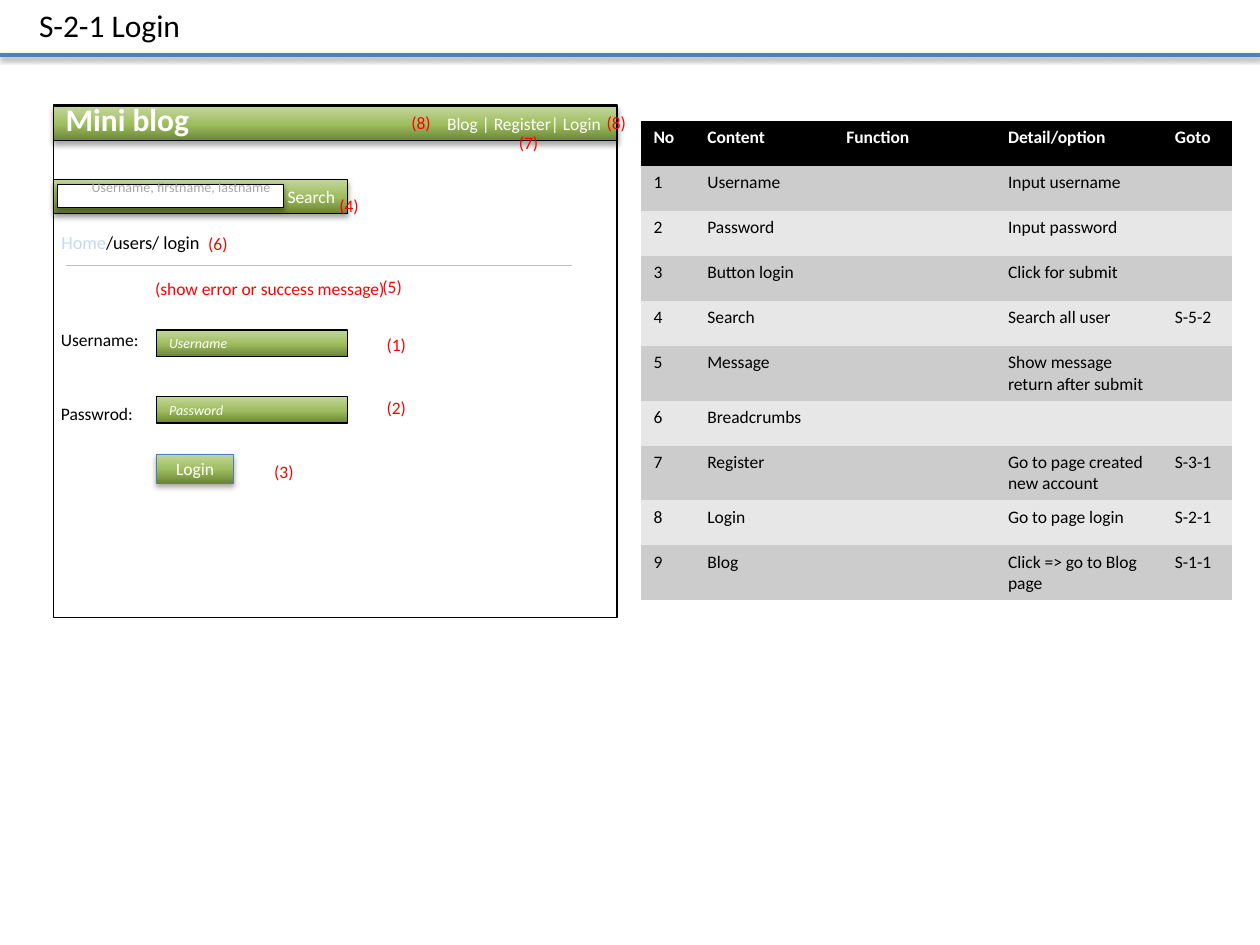
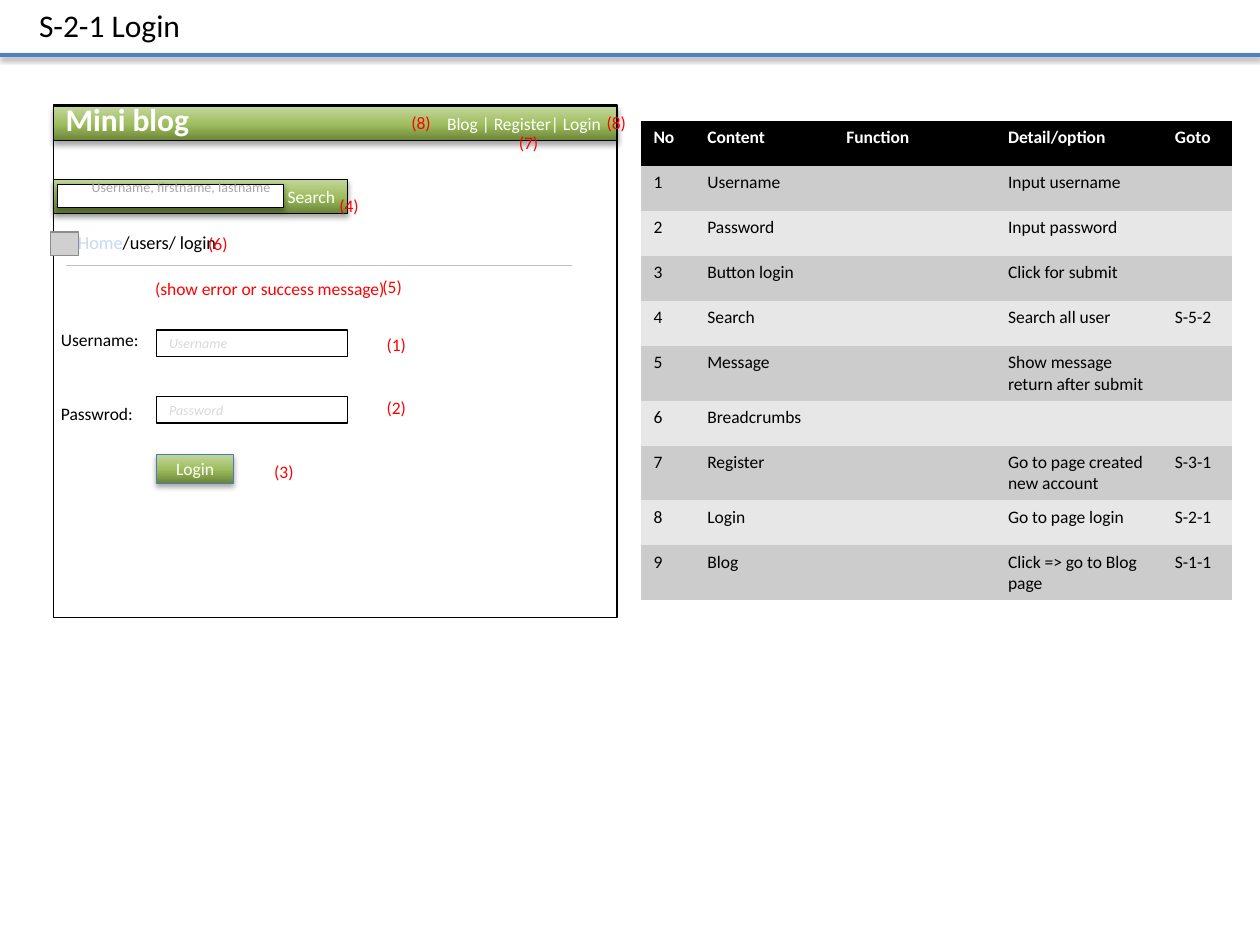
Before and after one commit to Mulodo-PHP-Training/miniblog-lam.vy, a slide deck: slide 4 of doc/frontend/wireframe/TRN-MiniBlog_WireframeDesign_LAMVY.pptx. Drawn at 1260x945 pixels with LibreOffice and Linux fonts; fonts in the diff are those of the drawing; grey boxes stand for pictures. Boxes give left, top, right and bottom in pixels: in the first picture for what was removed or moved away, otherwise in the second. Text is boxed around its words. In the diff, an @@ line names an element or a change of style, - is before the commit and + after.

Commit message:
update wireframe design

```diff
--- a/doc/frontend/wireframe/TRN-MiniBlog_WireframeDesign_LAMVY.pptx
+++ b/doc/frontend/wireframe/TRN-MiniBlog_WireframeDesign_LAMVY.pptx
@@ text "Home/users/ login" rewrapped from box(61, 236, 199, 252) to box(78, 234, 216, 254) @@
@@ picture added at box(50, 232, 78, 256) @@
@@ rectangle "Username" at box(156, 330, 346, 357): text colour #FFFFFF to #D9D9D9; fill gradient #6A8336 to #9EBD5E to #C3D69B to none @@
@@ rectangle "Password" at box(156, 397, 346, 423): text colour #FFFFFF to #D9D9D9; fill gradient #6A8336 to #9EBD5E to #C3D69B to none @@
```
Also in this commit, not shown: 16 other slides changed.
